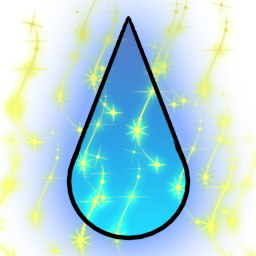
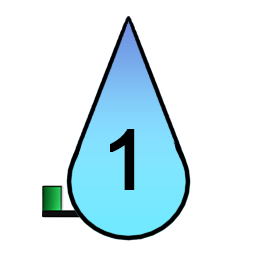
Revision of a layered w=256, h=256 image; what changed, layer by layer:
added group "Numbers" with 8 layers above "EmojiBots" over (102, 129, 146, 191)
added layer "1" in group "Numbers" over (110, 129, 135, 190)
hid group "WonBot" (1st of 2) (2 layers) over (0, 0, 256, 256)
showed group "ColorBots" (8 layers) over (66, 15, 191, 241)
added group "Flags" with 3 layers above "Background" over (23, 100, 95, 222)
added layer "flag1" in group "Flags" over (35, 172, 95, 222)
